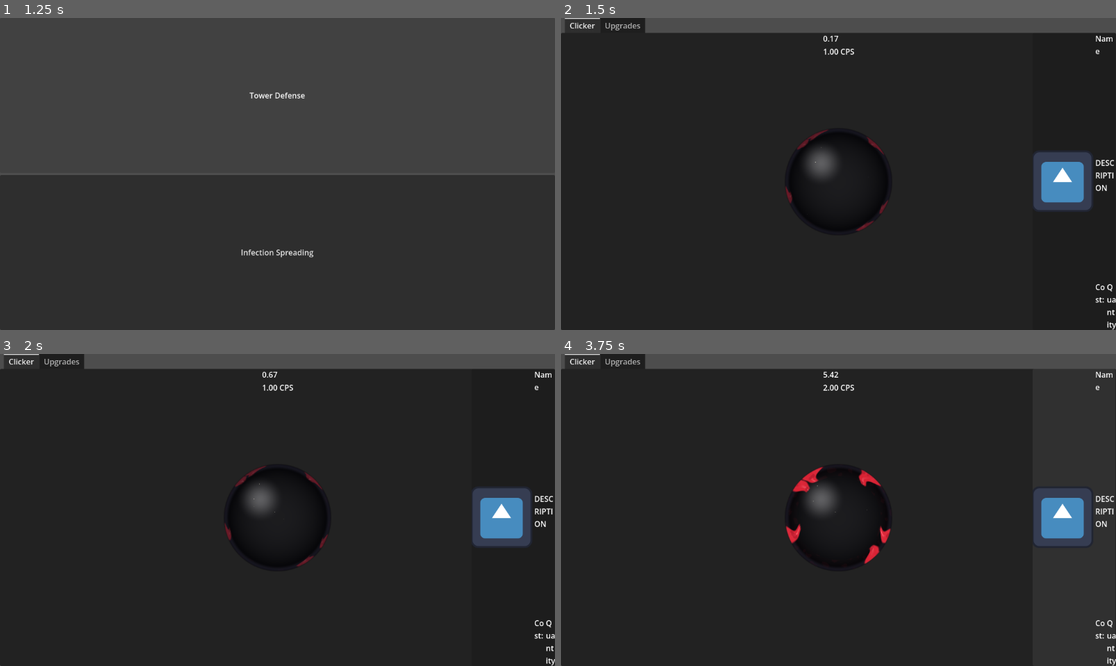
Above: before the commit, frames 1-4 (two rows, left to right).
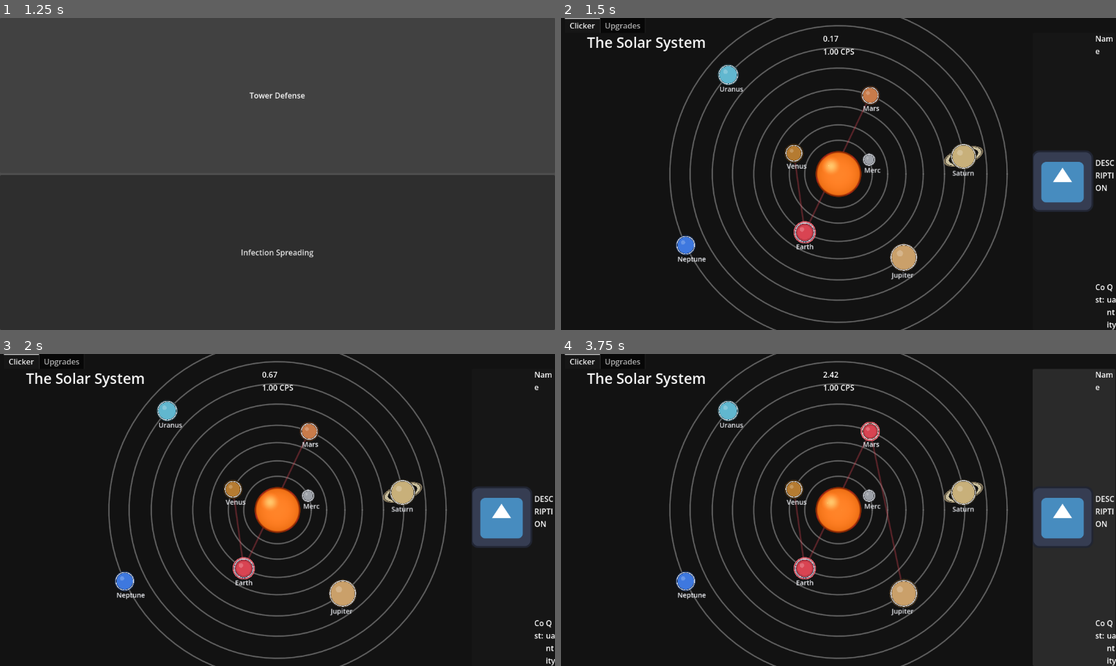
Above: after the commit, the same moments.

Repository: jphulse/591-resource-management
Game: Godot game, scene res://main_menu/main_menu.tscn
Same seed, same stepped clock (60 frames per second), same inputs: the game is played once before the commit and once after it. The project has no main scene, so this scene is started directly. The engine's default icon, where the game draws it, is replaced by a stand-in: a white triangle on a blue panel in a dark square.
Inputs (mouse positions are in pixels of both pictures, inside the frame that each line leads up to):
- Up to frame 1 (1.25 s): click "Tower Defense" at 0.5 s
- Up to frame 2 (1.5 s): click "Infection Spreading" at 1.25 s
- Up to frame 3 (2 s): no input
- Up to frame 4 (3.75 s): click (1071, 516) at 2 s; click (1071, 516) at 2.75 s; click (1071, 516) at 3.5 s

Frame 1 is identical in both runs. In frame 2, 11% of the frame differs, in the area x 0-100%, y 0-100%; in frame 3, 11%; in frame 4, 12%.

Commit message:
Added world

Diff:
--- a/infection_spreading/clicker/clicker.gd
+++ b/infection_spreading/clicker/clicker.gd
@@ -10,6 +10,14 @@
 const VISUAL_CPS_FOR_MAX_INFECTION : float = 10.0
 const VISUAL_RESPONSE_SPEED : float = 4.0
 const INFECTION_SEED_THRESHOLD : float = 0.02
+const SUN_BUTTON_COLOR : Color = Color("ea6b10")
+const SUN_EDGE_COLOR : Color = Color("7b1d03")
+const SUN_STAR_COLOR : Color = Color("fff1b6")
+const SUN_INFECTED_COLOR : Color = Color("e01426")
+const SUN_INFECTED_SOFT_COLOR : Color = Color("f54254")
+const SUN_INFECTED_HOT_COLOR : Color = Color("ff8790")
+const SUN_INFECTED_SHADOW_COLOR : Color = Color("47030a")
+const SUN_VEIN_COLOR : Color = Color("b51b2a")
 
 ## The current toal score currently ina  float we may have to find a better way to represent this
 var count : float = 0
@@ -46,6 +54,7 @@
 @onready var infection_button : ColorRect = %InfectionButton
 ## Collision area used for clicking the button
 @onready var clicker_area : Area2D = %ClickerArea
+@onready var clicker_shape : CollisionShape2D = $ClickerArea/CollisionShape2D
 #endregion
 
 #region Mouse interactions
@@ -83,7 +92,12 @@
 #region Helper methods
 ## Keeps the click area centered on top of the button visual
 func _sync_clicker_area() -> void:
+	var viewport_center : Vector2 = get_viewport_rect().size * 0.5
+	infection_button.global_position = viewport_center - (infection_button.size * 0.5)
 	clicker_area.position = infection_button.position + (infection_button.size * 0.5)
+	var circle_shape : CircleShape2D = clicker_shape.shape as CircleShape2D
+	if circle_shape != null:
+		circle_shape.radius = min(infection_button.size.x, infection_button.size.y) * 0.31
 
 ## Records a click for scorekeeping and the rolling infection visual state
 func _register_click(amount : float) -> void:
@@ -141,6 +155,17 @@
 			infection_rng.randf_range(-1000.0, 1000.0)
 		)
 	)
+
+## Tunes the center shader so the clickable button visually reads as the system's sun
+func _style_button_as_sun(material : ShaderMaterial) -> void:
+	material.set_shader_parameter("button_color", SUN_BUTTON_COLOR)
+	material.set_shader_parameter("button_edge_color", SUN_EDGE_COLOR)
+	material.set_shader_parameter("star_color", SUN_STAR_COLOR)
+	material.set_shader_parameter("infected_color", SUN_INFECTED_COLOR)
+	material.set_shader_parameter("infected_soft_color", SUN_INFECTED_SOFT_COLOR)
+	material.set_shader_parameter("infected_hot_color", SUN_INFECTED_HOT_COLOR)
+	material.set_shader_parameter("infected_shadow_color", SUN_INFECTED_SHADOW_COLOR)
+	material.set_shader_parameter("vein_color", SUN_VEIN_COLOR)
 
 ## Updates the passive clicks as needed
 func _update_passive_clicks() -> void:
@@ -162,6 +187,7 @@
 	update_score_per_second_label()
 	infection_rng.randomize()
 	infection_button.material = infection_button.material.duplicate()
+	_style_button_as_sun(infection_button.material as ShaderMaterial)
 	_randomize_infection_seed(infection_button.material as ShaderMaterial)
 	_sync_clicker_area()
 	_update_infection_visuals(0.0)
--- a/infection_spreading/clicker/clicker.tscn
+++ b/infection_spreading/clicker/clicker.tscn
@@ -17,6 +17,8 @@
 [sub_resource type="ShaderMaterial" id="ShaderMaterial_uh1yl"]
 shader = ExtResource("3_8jdh8")
 
+[sub_resource type="StyleBoxEmpty" id="StyleBoxEmpty_0n0fn"]
+
 [node name="Clicker" type="Panel" unique_id=1813294204]
 anchors_preset = 15
 anchor_right = 1.0
@@ -27,10 +29,11 @@
 script = ExtResource("1_c8eug")
 passives = Array[ExtResource("2_hy3xo")]([SubResource("Resource_m3gyo")])
 metadata/_tab_index = 0
+theme_override_styles/panel = SubResource("StyleBoxEmpty_0n0fn")
 
 [node name="ClickerArea" type="Area2D" parent="." unique_id=1181639626]
 unique_name_in_owner = true
-position = Vector2(593, 280)
+position = Vector2(576, 324)
 
 [node name="CollisionShape2D" type="CollisionShape2D" parent="ClickerArea" unique_id=1425611402]
 shape = SubResource("CircleShape2D_4aye0")
@@ -43,10 +46,10 @@
 anchor_top = 0.5
 anchor_right = 0.5
 anchor_bottom = 0.5
-offset_left = -140.0
-offset_top = -140.0
-offset_right = 140.0
-offset_bottom = 140.0
+offset_left = -60.0
+offset_top = -60.0
+offset_right = 60.0
+offset_bottom = 60.0
 grow_horizontal = 2
 grow_vertical = 2
 mouse_filter = 2
--- a/infection_spreading/clicker/infection_button.gdshader
+++ b/infection_spreading/clicker/infection_button.gdshader
@@ -4,14 +4,14 @@
 uniform float pulse_strength : hint_range(0.0, 1.0) = 0.0;
 uniform vec2 tentacle_seed = vec2(0.0, 0.0);
 
-uniform vec4 button_color : source_color = vec4(0.01, 0.01, 0.02, 1.0);
-uniform vec4 button_edge_color : source_color = vec4(0.10, 0.10, 0.14, 1.0);
-uniform vec4 star_color : source_color = vec4(0.99, 0.95, 0.82, 1.0);
-uniform vec4 infected_color : source_color = vec4(0.88, 0.08, 0.15, 1.0);
-uniform vec4 infected_soft_color : source_color = vec4(0.96, 0.26, 0.33, 1.0);
-uniform vec4 infected_hot_color : source_color = vec4(1.00, 0.53, 0.58, 1.0);
-uniform vec4 infected_shadow_color : source_color = vec4(0.44, 0.03, 0.08, 1.0);
-uniform vec4 vein_color : source_color = vec4(0.73, 0.11, 0.18, 1.0);
+uniform vec4 button_color : source_color = vec4(0.93, 0.43, 0.06, 1.0);
+uniform vec4 button_edge_color : source_color = vec4(0.55, 0.13, 0.01, 1.0);
+uniform vec4 star_color : source_color = vec4(1.00, 0.95, 0.76, 1.0);
+uniform vec4 infected_color : source_color = vec4(0.80, 0.07, 0.10, 1.0);
+uniform vec4 infected_soft_color : source_color = vec4(0.98, 0.25, 0.08, 1.0);
+uniform vec4 infected_hot_color : source_color = vec4(1.00, 0.84, 0.28, 1.0);
+uniform vec4 infected_shadow_color : source_color = vec4(0.38, 0.03, 0.01, 1.0);
+uniform vec4 vein_color : source_color = vec4(0.82, 0.18, 0.03, 1.0);
 
 float hash(vec2 p) {
 	return fract(sin(dot(p, vec2(127.1, 311.7))) * 43758.5453123);
--- a/infection_spreading/main/main.gd
+++ b/infection_spreading/main/main.gd
@@ -1,11 +1,10 @@
-class_name PIMain extends Node2D
+class_name PIMain
+extends Node2D
+
+@onready var solar_system_stage : MapStage = %SolarSystemStage
+@onready var map_camera : Camera2D = %MapCamera
 
 
-# Called when the node enters the scene tree for the first time.
 func _ready() -> void:
-	pass # Replace with function body.
-
-
-# Called every frame. 'delta' is the elapsed time since the previous frame.
-func _process(delta: float) -> void:
-	pass
+	solar_system_stage.initialize_stage()
+	map_camera.zoom = Vector2.ONE
--- a/infection_spreading/main/main.tscn
+++ b/infection_spreading/main/main.tscn
@@ -2,10 +2,20 @@
 
 [ext_resource type="Script" uid="uid://qustt31vac3b" path="res://infection_spreading/main/main.gd" id="1_50gol"]
 [ext_resource type="PackedScene" uid="uid://daqdtstnmpngs" path="res://infection_spreading/ui/main_ui.tscn" id="2_bgph4"]
+[ext_resource type="PackedScene" path="res://infection_spreading/map/solar_system_stage.tscn" id="3_r17b6"]
 
 [node name="Main" type="Node2D" unique_id=1513803029]
 script = ExtResource("1_50gol")
 
+[node name="MapCamera" type="Camera2D" parent="." unique_id=1971040055]
+unique_name_in_owner = true
+position = Vector2(576, 324)
+enabled = true
+
+[node name="SolarSystemStage" parent="." unique_id=1144462347 instance=ExtResource("3_r17b6")]
+unique_name_in_owner = true
+position = Vector2(576, 324)
+
 [node name="CanvasLayer" type="CanvasLayer" parent="." unique_id=811699059]
 
 [node name="MainUi" parent="CanvasLayer" unique_id=1790486406 instance=ExtResource("2_bgph4")]
--- /dev/null
+++ b/infection_spreading/map/map_region.gd
@@ -0,0 +1,105 @@
+class_name MapRegion
+extends Area2D
+
+signal infection_state_changed(region_name : String, infected : bool)
+
+const BORDER_COLOR : Color = Color("d6d9e0")
+const LABEL_COLOR : Color = Color("f1f3f8")
+const INFECTED_COLOR : Color = Color("d94452")
+
+@export var region_name : String = ""
+@export var base_color : Color = Color.WHITE
+@export var radius : float = 18.0
+@export var infected : bool = false
+@export var visual_type : String = "planet"
+@export var hover_tint_strength : float = 0.1
+
+var infected_neighbor_count : int = 0
+var is_hovered : bool = false
+
+@onready var collision_shape : CollisionShape2D = $CollisionShape2D
+
+
+func _ready() -> void:
+	var circle_shape : CircleShape2D = collision_shape.shape as CircleShape2D
+	if circle_shape == null:
+		circle_shape = CircleShape2D.new()
+		collision_shape.shape = circle_shape
+	circle_shape.radius = radius + 8.0
+	mouse_entered.connect(_on_mouse_entered)
+	mouse_exited.connect(_on_mouse_exited)
+	queue_redraw()
+
+
+func configure(display_name : String, region_position : Vector2, region_radius : float, color : Color, starts_infected : bool, type_name : String = "planet") -> void:
+	region_name = display_name
+	position = region_position
+	radius = region_radius
+	base_color = color
+	visual_type = type_name
+	infected = starts_infected
+	queue_redraw()
+
+
+func set_infected(value : bool) -> void:
+	if infected == value:
+		return
+
+	infected = value
+	infection_state_changed.emit(region_name, infected)
+	queue_redraw()
+
+
+func set_infected_neighbor_count(value : int) -> void:
+	if infected_neighbor_count == value:
+		return
+
+	infected_neighbor_count = value
+	queue_redraw()
+
+
+func _draw() -> void:
+	if visual_type == "ringed_planet":
+		_draw_rings()
+
+	var display_color : Color = base_color
+	if is_hovered:
+		display_color = display_color.lightened(hover_tint_strength)
+
+	draw_circle(Vector2.ZERO, radius + 4.0 + infected_neighbor_count, display_color.darkened(0.65))
+	draw_circle(Vector2.ZERO, radius, display_color)
+	draw_arc(Vector2.ZERO, radius + 1.5, 0.0, TAU, 40, BORDER_COLOR, 1.6)
+
+	if infected:
+		draw_circle(Vector2.ZERO, radius, INFECTED_COLOR.darkened(0.15))
+		draw_circle(Vector2.ZERO, radius * 0.82, INFECTED_COLOR)
+		draw_arc(Vector2.ZERO, radius + 4.0, 0.0, TAU, 40, INFECTED_COLOR.lightened(0.15), 2.5)
+
+	var highlight_offset : Vector2 = Vector2(-radius * 0.32, -radius * 0.34)
+	draw_circle(highlight_offset, radius * 0.26, Color(1, 1, 1, 0.22))
+	draw_string(
+		ThemeDB.fallback_font,
+		Vector2(-radius, radius + 17.0),
+		region_name,
+		HORIZONTAL_ALIGNMENT_LEFT,
+		radius * 4.0,
+		14,
+		LABEL_COLOR
+	)
+
+
+func _draw_rings() -> void:
+	draw_set_transform(Vector2.ZERO, deg_to_rad(-18.0), Vector2(1.0, 0.42))
+	draw_arc(Vector2.ZERO, radius + 12.0, 0.0, TAU, 48, Color("cabf9d"), 7.0)
+	draw_arc(Vector2.ZERO, radius + 18.0, 0.0, TAU, 48, Color("8e7f62"), 3.0)
+	draw_set_transform(Vector2.ZERO, 0.0, Vector2.ONE)
+
+
+func _on_mouse_entered() -> void:
+	is_hovered = true
+	queue_redraw()
+
+
+func _on_mouse_exited() -> void:
+	is_hovered = false
+	queue_redraw()
--- /dev/null
+++ b/infection_spreading/map/map_region.tscn
@@ -0,0 +1,12 @@
+[gd_scene format=3 uid="uid://dlk5jgsbq5qwk"]
+
+[ext_resource type="Script" uid="uid://milqxkkwvnpv" path="res://infection_spreading/map/map_region.gd" id="1_jj1bb"]
+
+[sub_resource type="CircleShape2D" id="CircleShape2D_vib10"]
+radius = 26.0
+
+[node name="MapRegion" type="Area2D" unique_id=2111494620]
+script = ExtResource("1_jj1bb")
+
+[node name="CollisionShape2D" type="CollisionShape2D" parent="." unique_id=1165058571]
+shape = SubResource("CircleShape2D_vib10")
--- /dev/null
+++ b/infection_spreading/map/map_region_config.gd
@@ -0,0 +1,13 @@
+class_name MapRegionConfig
+extends Resource
+
+@export var region_name : String = ""
+@export var orbit : float = 0.0
+@export var angle : float = 0.0
+@export var position : Vector2 = Vector2.ZERO
+@export var use_explicit_position : bool = false
+@export var radius : float = 18.0
+@export var color : Color = Color.WHITE
+@export var neighbors : PackedStringArray = PackedStringArray()
+@export var visual_type : String = "planet"
+@export var starts_infected : bool = false
--- /dev/null
+++ b/infection_spreading/map/map_stage.gd
@@ -0,0 +1,159 @@
+class_name MapStage
+extends Node2D
+
+signal stage_cleared
+
+const REGION_SCENE : PackedScene = preload("res://infection_spreading/map/map_region.tscn")
+const BACKGROUND_COLOR : Color = Color("121212")
+const ORBIT_COLOR : Color = Color("bcbcbc", 0.48)
+const TITLE_COLOR : Color = Color("f5f5f5")
+const CONNECTION_COLOR : Color = Color("d94452", 0.36)
+
+@export var stage_config : MapStageConfig
+var region_lookup : Dictionary = {}
+
+@onready var spread_timer : Timer = %SpreadTimer
+@onready var regions_root : Node2D = %RegionsRoot
+
+
+func initialize_stage() -> void:
+	if stage_config == null:
+		push_warning("MapStage is missing a stage_config resource.")
+		return
+
+	_clear_regions()
+	_create_regions()
+	_refresh_neighbor_pressure()
+	spread_timer.start(stage_config.spread_interval)
+	queue_redraw()
+
+
+func _draw() -> void:
+	var viewport_rect : Rect2 = get_viewport_rect()
+	var half_size : Vector2 = viewport_rect.size * 0.5
+	draw_rect(Rect2(-half_size, viewport_rect.size), BACKGROUND_COLOR, true)
+
+	if stage_config != null and stage_config.show_orbits:
+		for region_config : MapRegionConfig in stage_config.regions:
+			draw_arc(Vector2.ZERO, region_config.orbit, 0.0, TAU, 100, ORBIT_COLOR, 1.4, true)
+
+	for region_config : MapRegionConfig in _get_region_configs():
+		var source_name : String = region_config.region_name
+		var source_region : MapRegion = region_lookup.get(source_name)
+		if source_region == null:
+			continue
+
+		for neighbor_name : String in region_config.neighbors:
+			if source_name > neighbor_name:
+				continue
+
+			var target_region : MapRegion = region_lookup.get(neighbor_name)
+			if target_region == null:
+				continue
+
+			if source_region.infected or target_region.infected:
+				draw_line(source_region.position, target_region.position, CONNECTION_COLOR, 2.0, true)
+
+	var title_position : Vector2 = Vector2(-half_size.x + 54.0, -half_size.y + 62.0)
+	draw_string(
+		ThemeDB.fallback_font,
+		title_position,
+		stage_config.stage_title if stage_config != null else "Stage",
+		HORIZONTAL_ALIGNMENT_LEFT,
+		-1.0,
+		30,
+		TITLE_COLOR
+	)
+
+
+func _create_regions() -> void:
+	for region_config : MapRegionConfig in _get_region_configs():
+		var region : MapRegion = REGION_SCENE.instantiate() as MapRegion
+		var region_position : Vector2 = _get_region_position(region_config)
+
+		regions_root.add_child(region)
+		region.configure(
+			region_config.region_name,
+			region_position,
+			region_config.radius,
+			region_config.color,
+			region_config.starts_infected,
+			region_config.visual_type
+		)
+		region_lookup[region_config.region_name] = region
+
+
+func _get_region_position(region_config : MapRegionConfig) -> Vector2:
+	if region_config.use_explicit_position:
+		return region_config.position
+
+	var orbit_radius : float = region_config.orbit
+	var angle_radians : float = deg_to_rad(region_config.angle)
+	return Vector2.RIGHT.rotated(angle_radians) * orbit_radius
+
+
+func _clear_regions() -> void:
+	region_lookup.clear()
+	for child : Node in regions_root.get_children():
+		child.queue_free()
+
+
+func _on_spread_timer_timeout() -> void:
+	var newly_infected : Array[MapRegion] = []
+
+	for region_config : MapRegionConfig in _get_region_configs():
+		var region_name : String = region_config.region_name
+		var region : MapRegion = region_lookup.get(region_name)
+		if region == null or region.infected:
+			continue
+
+		var infected_neighbors : int = _count_infected_neighbors(region_config.neighbors)
+		if infected_neighbors <= 0:
+			continue
+
+		var spread_chance : float = clamp(float(infected_neighbors) * stage_config.base_neighbor_spread_chance, 0.0, 0.9)
+		if randf() <= spread_chance:
+			newly_infected.append(region)
+
+	for region : MapRegion in newly_infected:
+		region.set_infected(true)
+
+	if newly_infected.is_empty():
+		return
+
+	_refresh_neighbor_pressure()
+	queue_redraw()
+
+	if _all_regions_infected():
+		spread_timer.stop()
+		stage_cleared.emit()
+
+
+func _refresh_neighbor_pressure() -> void:
+	for region_config : MapRegionConfig in _get_region_configs():
+		var region : MapRegion = region_lookup.get(region_config.region_name)
+		if region == null:
+			continue
+		region.set_infected_neighbor_count(_count_infected_neighbors(region_config.neighbors))
+
+
+func _count_infected_neighbors(neighbors : Array) -> int:
+	var count : int = 0
+	for neighbor_name : String in neighbors:
+		var region : MapRegion = region_lookup.get(neighbor_name)
+		if region != null and region.infected:
+			count += 1
+	return count
+
+
+func _all_regions_infected() -> bool:
+	for region : MapRegion in region_lookup.values():
+		if not region.infected:
+			return false
+	return true
+
+
+func _get_region_configs() -> Array[MapRegionConfig]:
+	if stage_config == null:
+		return []
+	return stage_config.regions
--- /dev/null
+++ b/infection_spreading/map/map_stage_config.gd
@@ -0,0 +1,8 @@
+class_name MapStageConfig
+extends Resource
+
+@export var stage_title : String = "Stage"
+@export var spread_interval : float = 1.0
+@export var base_neighbor_spread_chance : float = 0.18
+@export var show_orbits : bool = true
+@export var regions : Array[MapRegionConfig] = []
--- /dev/null
+++ b/infection_spreading/map/solar_system_stage.tscn
@@ -0,0 +1,16 @@
+[gd_scene format=3 uid="uid://bsgkxn57si37m"]
+
+[ext_resource type="Script" uid="uid://5m241y1ntqaw" path="res://infection_spreading/map/map_stage.gd" id="1_os4lm"]
+[ext_resource type="Resource" path="res://infection_spreading/map/solar_system_stage_data.tres" id="2_v7c0g"]
+
+[node name="SolarSystemStage" type="Node2D" unique_id=729470620]
+script = ExtResource("1_os4lm")
+stage_config = ExtResource("2_v7c0g")
+
+[node name="RegionsRoot" type="Node2D" parent="." unique_id=778268637]
+unique_name_in_owner = true
+
+[node name="SpreadTimer" type="Timer" parent="." unique_id=1408506374]
+unique_name_in_owner = true
+
+[connection signal="timeout" from="SpreadTimer" to="." method="_on_spread_timer_timeout"]
--- /dev/null
+++ b/infection_spreading/map/solar_system_stage_data.tres
@@ -0,0 +1,81 @@
+[gd_resource type="Resource" script_class="MapStageConfig" format=3 uid="uid://dk5h6fxcb4upp"]
+
+[ext_resource type="Script" uid="uid://dbxkyihaly3uq" path="res://infection_spreading/map/map_stage_config.gd" id="1_p31on"]
+[ext_resource type="Script" uid="uid://c6r4irsf210tn" path="res://infection_spreading/map/map_region_config.gd" id="2_67y44"]
+
+[sub_resource type="Resource" id="Resource_mercury"]
+script = ExtResource("2_67y44")
+region_name = "Mercury"
+orbit = 70.0
+angle = -25.0
+radius = 10.0
+color = Color(0.611765, 0.627451, 0.654902, 1)
+neighbors = PackedStringArray("Venus")
+
+[sub_resource type="Resource" id="Resource_venus"]
+script = ExtResource("2_67y44")
+region_name = "Venus"
+orbit = 102.0
+angle = 205.0
+radius = 15.0
+color = Color(0.709804, 0.482353, 0.192157, 1)
+neighbors = PackedStringArray("Mercury", "Earth")
+
+[sub_resource type="Resource" id="Resource_earth"]
+script = ExtResource("2_67y44")
+region_name = "Earth"
+orbit = 140.0
+angle = 120.0
+color = Color(0.298039, 0.560784, 0.847059, 1)
+neighbors = PackedStringArray("Venus", "Mars")
+starts_infected = true
+
+[sub_resource type="Resource" id="Resource_mars"]
+script = ExtResource("2_67y44")
+region_name = "Mars"
+orbit = 176.0
+angle = -68.0
+radius = 15.0
+color = Color(0.788235, 0.482353, 0.290196, 1)
+neighbors = PackedStringArray("Earth", "Jupiter")
+
+[sub_resource type="Resource" id="Resource_jupiter"]
+script = ExtResource("2_67y44")
+region_name = "Jupiter"
+orbit = 220.0
+angle = 52.0
+radius = 25.0
+color = Color(0.792157, 0.627451, 0.415686, 1)
+neighbors = PackedStringArray("Mars", "Saturn")
+
+[sub_resource type="Resource" id="Resource_saturn"]
+script = ExtResource("2_67y44")
+region_name = "Saturn"
+orbit = 262.0
+angle = -8.0
+radius = 23.0
+color = Color(0.784314, 0.690196, 0.478431, 1)
+neighbors = PackedStringArray("Jupiter", "Uranus")
+visual_type = "ringed_planet"
+
+[sub_resource type="Resource" id="Resource_uranus"]
+script = ExtResource("2_67y44")
+region_name = "Uranus"
+orbit = 308.0
+angle = -138.0
+color = Color(0.380392, 0.717647, 0.811765, 1)
+neighbors = PackedStringArray("Saturn", "Neptune")
+
+[sub_resource type="Resource" id="Resource_neptune"]
+script = ExtResource("2_67y44")
+region_name = "Neptune"
+orbit = 350.0
+angle = 155.0
+radius = 17.0
+color = Color(0.243137, 0.470588, 0.87451, 1)
+neighbors = PackedStringArray("Uranus")
+
+[resource]
+script = ExtResource("1_p31on")
+stage_title = "The Solar System"
+regions = Array[ExtResource("2_67y44")]([SubResource("Resource_mercury"), SubResource("Resource_venus"), SubResource("Resource_earth"), SubResource("Resource_mars"), SubResource("Resource_jupiter"), SubResource("Resource_saturn"), SubResource("Resource_uranus"), SubResource("Resource_neptune")])
--- a/infection_spreading/ui/main_ui.tscn
+++ b/infection_spreading/ui/main_ui.tscn
@@ -2,6 +2,8 @@
 
 [ext_resource type="Script" uid="uid://cgcs6sq0f7wgf" path="res://infection_spreading/ui/tab_container.gd" id="1_glgr5"]
 [ext_resource type="PackedScene" uid="uid://8xasmib8wj0k" path="res://infection_spreading/clicker/clicker.tscn" id="2_8v3b7"]
+
+[sub_resource type="StyleBoxEmpty" id="StyleBoxEmpty_1b4vf"]
 
 [node name="MainUi" type="Control" unique_id=1790486406]
 layout_mode = 3
@@ -21,6 +23,7 @@
 grow_vertical = 2
 current_tab = 0
 script = ExtResource("1_glgr5")
+theme_override_styles/panel = SubResource("StyleBoxEmpty_1b4vf")
 
 [node name="Clicker" parent="TabContainer" unique_id=1813294204 instance=ExtResource("2_8v3b7")]
 layout_mode = 2
Not shown, added: infection_spreading/map/map_region.gd.uid
Not shown, added: infection_spreading/map/map_region_config.gd.uid
Not shown, added: infection_spreading/map/map_stage.gd.uid
Not shown, added: infection_spreading/map/map_stage_config.gd.uid
